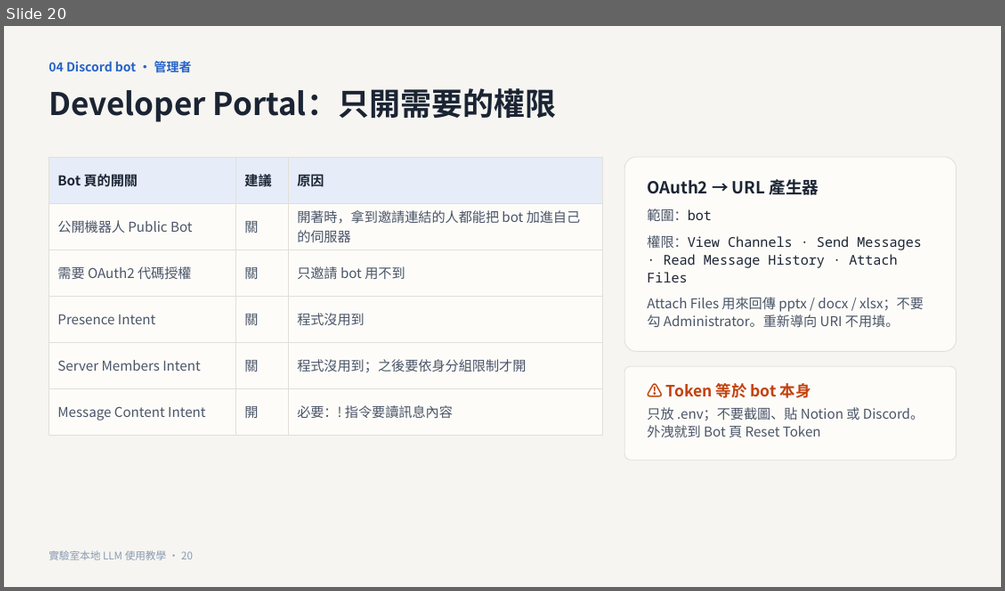
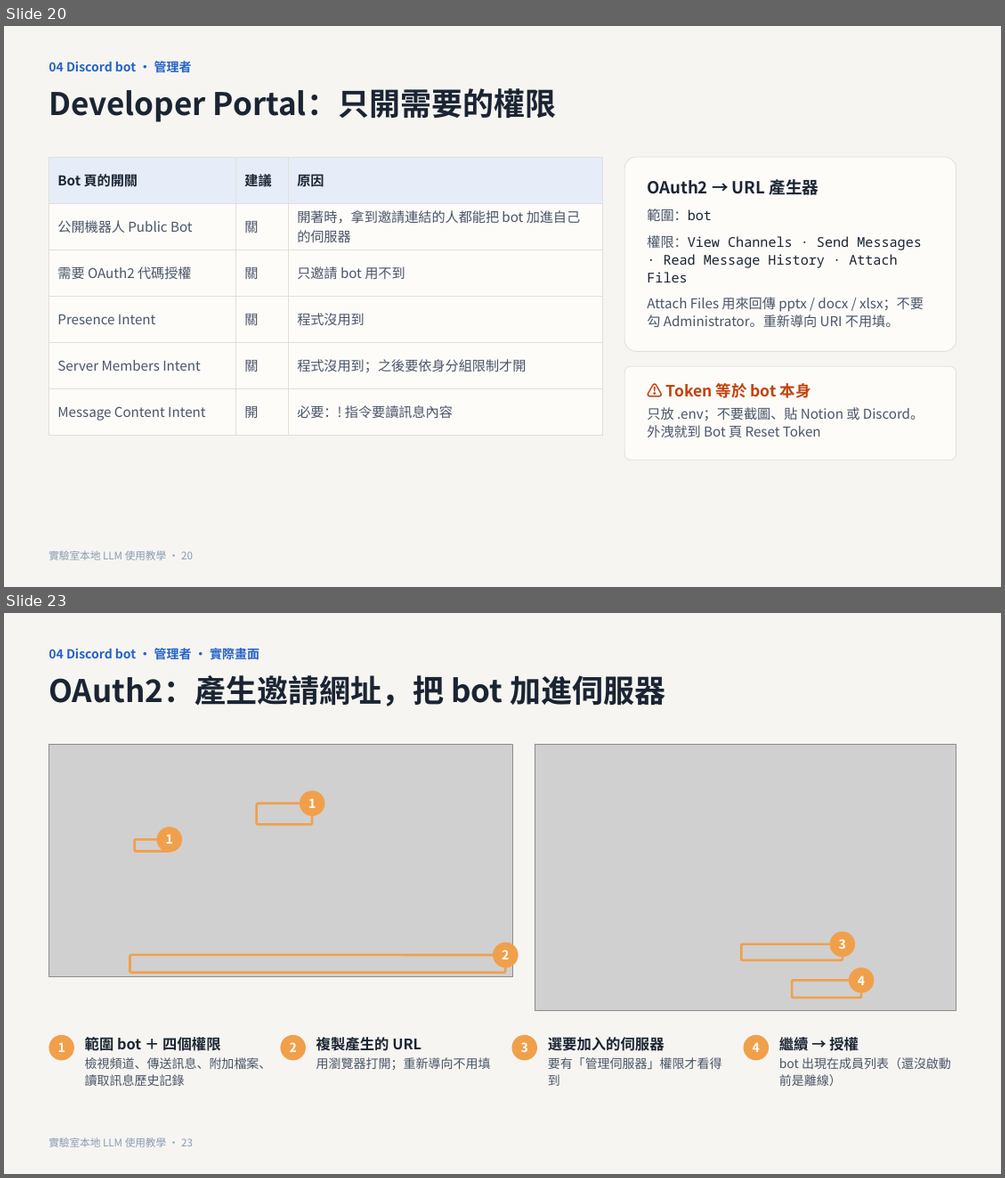
Before and after one commit to CYH4157/local-llm, a slide deck: docs/實驗室本地LLM使用教學.pptx. Shown one above the other, each under a label of ours: slide 20 before the commit, slides 20 and 23 after it; the slides between them are not shown. The pictures are 1005x591 and 1005x1178 pixels, drawn with LibreOffice and Linux fonts; fonts in the diff are those of the drawing; grey boxes stand for pictures. Boxes give left, top, right and bottom in pixels: in the first picture for what was removed or moved away, otherwise in the second. Text is boxed around its words. In the diff, an @@ line names an element or a change of style, - is before the commit and + after.

```diff
--- a/docs/實驗室本地LLM使用教學.pptx
+++ b/docs/實驗室本地LLM使用教學.pptx
@@ slide 23 added at (4,613,1001,1174), background #F6F5F1 @@
@@ text added at (48,647,259,663), 12 pt, text #2563C9, bold @@
+04 Discord bot · 管理者 · 實際畫面
@@ text added at (48,675,665,706), 30 pt, text #1B2433, bold @@
+OAuth2：產生邀請網址，把 bot 加進伺服器
@@ picture added at (48,744,512,977) @@
@@ picture added at (535,744,956,1011) @@
@@ ellipse added at (299,790,324,816), fill #F0A04B, 12 pt, text #FFFFFF, bold @@
+1
@@ rounded rectangle added at (257,803,312,824), outline #F0A04B 2.25 pt @@
@@ rounded rectangle added at (135,840,170,852), outline #F0A04B 2.25 pt @@
@@ ellipse added at (156,827,182,852), fill #F0A04B, 12 pt, text #FFFFFF, bold @@
+1
@@ ellipse added at (830,932,855,957), fill #F0A04B, 12 pt, text #FFFFFF, bold @@
+3
@@ rounded rectangle added at (129,955,505,972), outline #F0A04B 2.25 pt @@
@@ ellipse added at (493,942,518,967), fill #F0A04B, 12 pt, text #FFFFFF, bold @@
+2
@@ rounded rectangle added at (741,944,842,960), outline #F0A04B 2.25 pt @@
@@ rounded rectangle added at (793,981,862,997), outline #F0A04B 2.25 pt @@
@@ ellipse added at (849,967,874,993), fill #F0A04B, 12 pt, text #FFFFFF, bold @@
+4
@@ ellipse added at (48,1035,74,1060), fill #F0A04B, 12 pt, text #FFFFFF, bold @@
+1
@@ text added at (85,1034,272,1086), 12 pt, text #4A5568 @@
+範圍 bot ＋ 四個權限
+檢視頻道、傳送訊息、附加檔案、讀取訊息歷史記錄
@@ ellipse added at (281,1035,306,1060), fill #F0A04B, 12 pt, text #FFFFFF, bold @@
+2
@@ text added at (316,1037,491,1070), 12 pt, text #4A5568 @@
+複製產生的 URL
+用瀏覽器打開；重新導向不用填
@@ ellipse added at (512,1035,537,1060), fill #F0A04B, 12 pt, text #FFFFFF, bold @@
+3
@@ text added at (548,1037,722,1086), 12 pt, text #4A5568 @@
+選要加入的伺服器
+要有「管理伺服器」權限才看得到
@@ ellipse added at (744,1035,769,1060), fill #F0A04B, 12 pt, text #FFFFFF, bold @@
+4
@@ text added at (779,1034,951,1086), 12 pt, text #4A5568 @@
+繼續 → 授權
+bot 出現在成員列表（還沒啟動前是離線）
@@ text added at (48,1137,193,1147), 10 pt, text #8B9BB4 @@
+實驗室本地 LLM 使用教學 · 23
```
Also in this commit, not shown: 17 slides changed, 3 other slides added, 7 other files.
